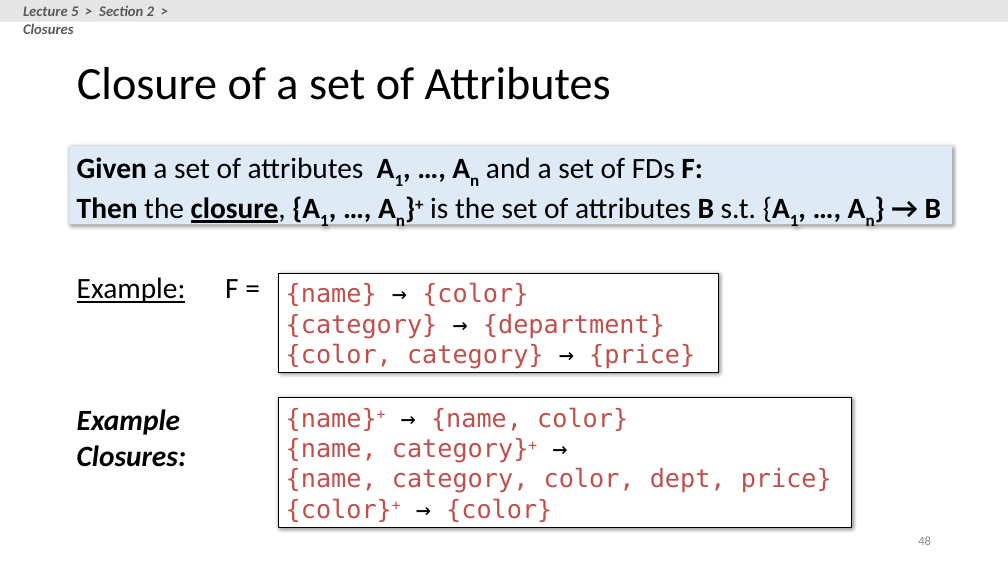
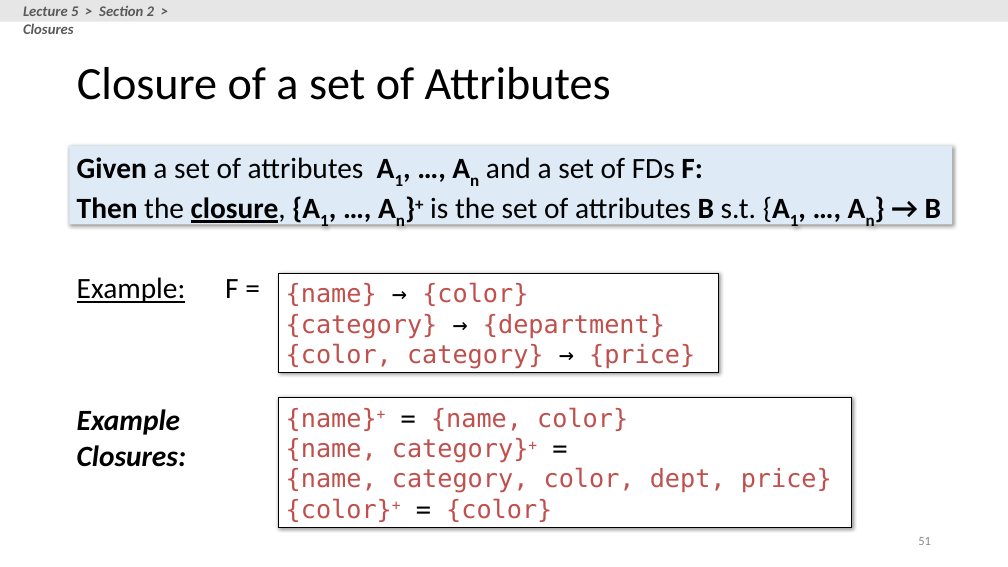
Before and after one commit to XIEQ/cs145-notebooks, a slide deck: slide 51 of lecture-5-7/Lecture_5_7_DB_Design.pptx (slide 48 before the commit). Drawn at 1008x567 pixels with LibreOffice and Linux fonts; fonts in the diff are those of the drawing. Boxes give left, top, right and bottom in pixels: in the first picture for what was removed or moved away, otherwise in the second. Text is boxed around its words. In the diff, an @@ line names an element or a change of style, - is before the commit and + after.

```diff
--- a/lecture-5-7/Lecture_5_7_DB_Design.pptx
+++ b/lecture-5-7/Lecture_5_7_DB_Design.pptx
@@ text in rectangle at (286,407,628,463): text changed @@
-{name}+ → {name, color}
-{name, category}+ →
+{name}+ = {name, color}
+{name, category}+ =
@@ text in rectangle at (286,498,552,522): text changed @@
-{color}+ → {color}
+{color}+ = {color}
@@ page number at (918,537,931,545): text changed @@
-48
+51
```
Also in this commit, not shown: 12 other slides changed, 4 slides added, 1 slide removed, 7 other files.
